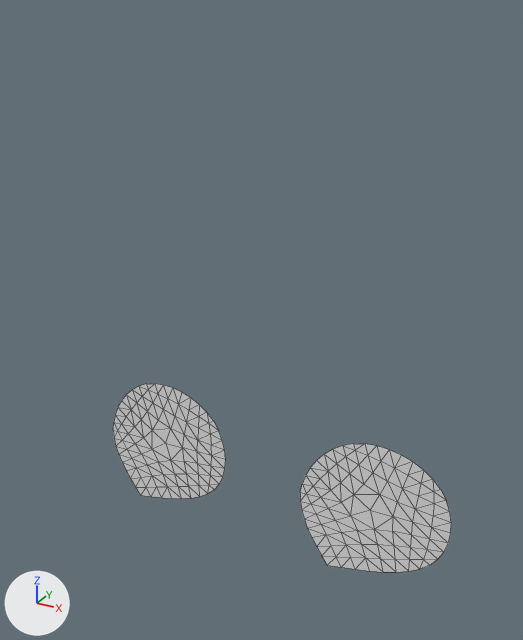
Before and after pictures for a commit that changed the FBX model unity-solidwire-shader__source/Assets/Meshes/SolidWire/Balloon.fbx.
One viewpoint serves both versions: a 50 mm camera at (6.6, -4.55, 4.73) aimed at (3.84, 0.47, 2.22). Every picture has the same lights, and +X, +Y and +Z are marked at lower left. Mesh edges are drawn as thin lines. Where no turn or scale is listed for an object, it has been applied to the vertices.
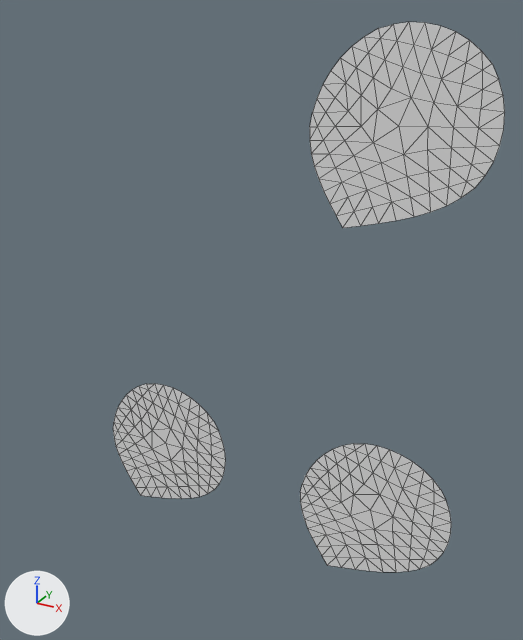
Where the newer file only moved an object's origin or applied its transform, the numbers keep the older frame.

Location of each change, (x1, y1, x2, y2) in pixels of the pictures (523 x 640 px):
'Plane.003.___solidwiretemp___', added: after (310, 22, 505, 228)

Patch to the scene script:
```diff
--- a/unity-solidwire-shader__source/Assets/Meshes/SolidWire/Balloon.fbx.py
+++ b/unity-solidwire-shader__source/Assets/Meshes/SolidWire/Balloon.fbx.py
@@ me_plane_015 @@
+me_plane_015.from_pydata(...)  # 125 vertices, 160 faces; spans x -1.0..1.74, y 0.0, z -1.0..1.62
@@ ob_plane_003____solidwiretemp @@
+ob_plane_003____solidwiretemp = bpy.data.objects.new('Plane.003.___solidwiretemp___', me_plane_015)
+ob_plane_003____solidwiretemp.location = (4.0, 0.0, 3.0)
```
